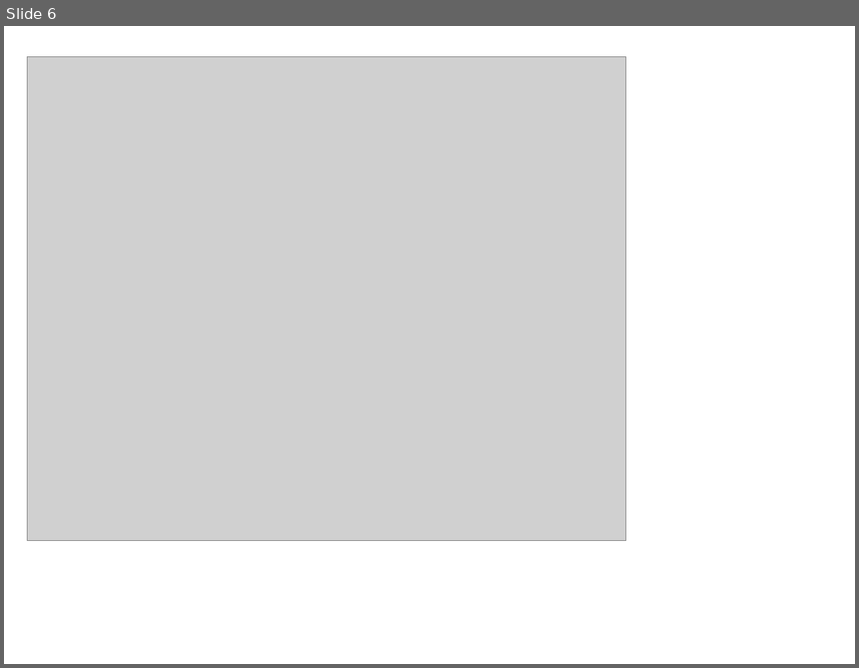
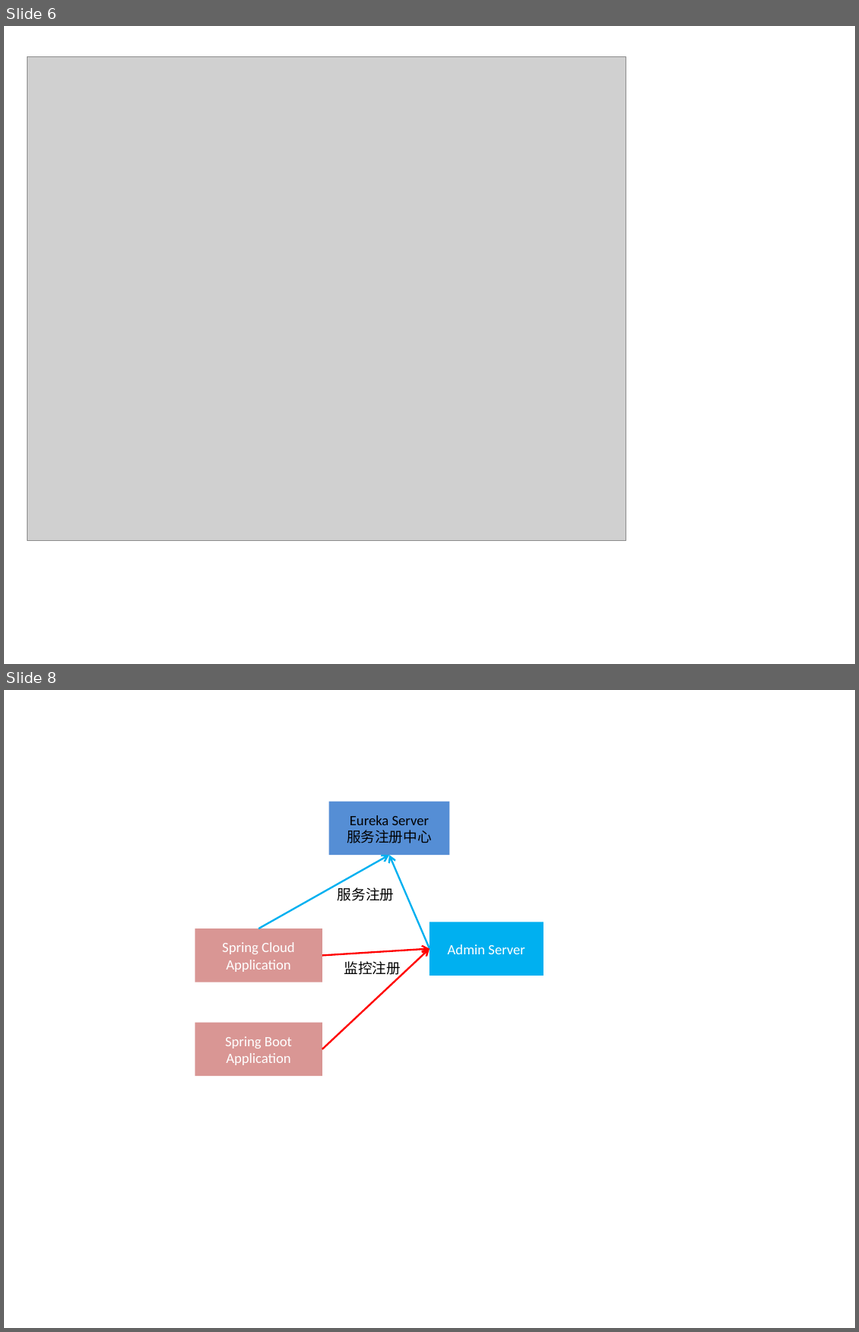
Before and after one commit to chenjuwen/springcloud, a slide deck: doc/架构图.pptx. Shown one above the other, each under a label of ours: slide 6 before the commit, slides 6 and 8 after it; the slides between them are not shown. The pictures are 859x668 and 859x1332 pixels, drawn with LibreOffice and Linux fonts; fonts in the diff are those of the drawing; grey boxes stand for pictures. Boxes give left, top, right and bottom in pixels: in the first picture for what was removed or moved away, otherwise in the second. Text is boxed around its words. In the diff, an @@ line names an element or a change of style, - is before the commit and + after.

Commit message:
admin server and spring cloud

```diff
--- a/doc/架构图.pptx
+++ b/doc/架构图.pptx
@@ slide 8 added at (x1=4, y1=690, x2=855, y2=1328), background #FFFFFF @@
@@ rectangle added at (x1=329, y1=802, x2=450, y2=855), fill #558ED5, 12 pt, text #000000 @@
+Eureka Server
+服务注册中心
@@ arrow added from (259, 929) to (389, 855), #00B0F0 1.5 pt @@
@@ arrow added from (430, 948) to (389, 855), #00B0F0 1.5 pt @@
@@ text added at (x1=338, y1=888, x2=395, y2=901), 12 pt, text #000000 @@
+服务注册
@@ rectangle added at (x1=195, y1=929, x2=322, y2=983), fill #D99694, 12 pt, text #FFFFFF @@
+Spring Cloud Application
@@ rectangle added at (x1=430, y1=923, x2=544, y2=976), fill #00B0F0, 12 pt, text #FFFFFF @@
+Admin Server
@@ arrow added from (322, 955) to (430, 948), #FF0000 1.5 pt @@
@@ arrow added from (322, 1049) to (430, 948), #FF0000 1.5 pt @@
@@ text added at (x1=344, y1=961, x2=401, y2=978), 12 pt, text #000000 @@
+监控注册
@@ rectangle added at (x1=195, y1=1023, x2=322, y2=1076), fill #D99694, 12 pt, text #FFFFFF @@
+Spring Boot Application
```
Also in this commit, not shown: 2 slides changed, 16 other files.
